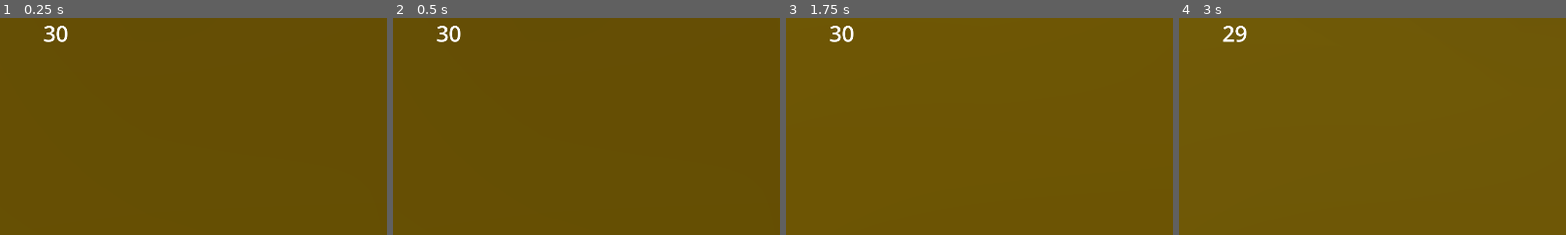
Above: before the commit, frames 1-4 (left to right).
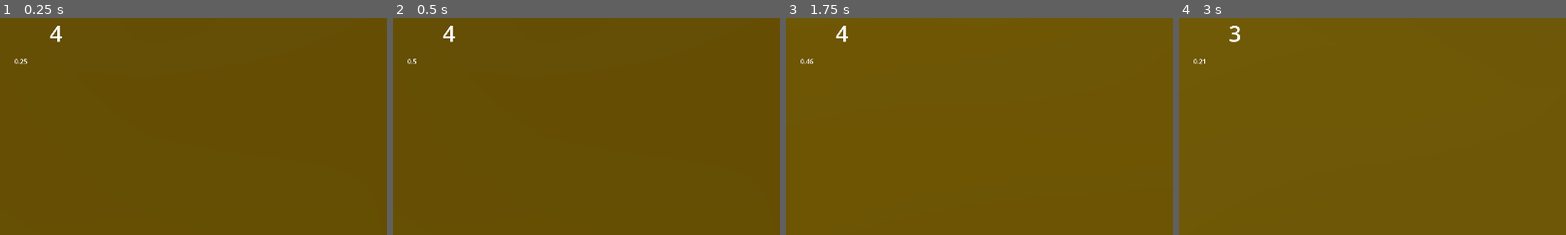
Above: after the commit, the same moments.

Repository: zalt00/SlipFeetpics
Game: Godot game, scene res://scenes/levels/level_fast.tscn
Two runs of this game, one before a commit and one after it. Both use one fixed random seed, a clock stepped at 60 frames per second and the inputs below. The project has no main scene, so this scene is started directly.
Inputs (mouse positions are % of the whole screen's width and height, from its top left):
- Up to frame 1 (0.25 s): no input
- Up to frame 2 (0.5 s): no input
- Up to frame 3 (1.75 s): tap Enter (pause) at 0.5 s; move the mouse to (49, 52) at 0.52 s; hold W (avant) from 0.53 s (still down); tap S (arrière) at 0.6 s; tap R (respawn) at 1.25 s; move the mouse to (57, 51) at 1.27 s; tap F (godmod) at 1.35 s
- Up to frame 4 (3 s): tap R (respawn) at 2, 2.75 s; move the mouse to (42, 49) at 2.02 s; hold E (interact) 2.03-2.78 s; move the mouse to (51, 50) at 2.77 s; release W (avant) at 2.78 s; hold Q (gauche) from 2.78 s (still down); click (51, 50) at 2.85 s
The pictures show only the part of the screen within x 0-50%, y 9-59%; the shares and areas given below are measured in that part.

The runs differ from the first frame. In frame 1, 0.3% of the frame differs, in the area x 3-18%, y 3-22%; in frame 2, 0.3%; in frame 3, 0.3%; in frame 4, 0.3%.

Commit message:
timer + level

Diff:
--- a/scenes/levels/level_fast.tscn
+++ b/scenes/levels/level_fast.tscn
@@ -1,8 +1,10 @@
-[gd_scene load_steps=7 format=3 uid="uid://cvunrqonu5jb4"]
+[gd_scene load_steps=9 format=3 uid="uid://cvunrqonu5jb4"]
 
 [ext_resource type="PackedScene" uid="uid://bjqcqg24t4o3" path="res://scenes/fps_player.tscn" id="1_ugy6t"]
 [ext_resource type="Material" uid="uid://eil26ansg2iv" path="res://materials/breakable.tres" id="2_lv6l3"]
 [ext_resource type="PackedScene" uid="uid://bnsttj046dcr3" path="res://scenes/lamp.tscn" id="3_cyu1l"]
+[ext_resource type="PackedScene" uid="uid://cd4gqcvmru1dc" path="res://scenes/emancipation_grid.tscn" id="4_bh2mm"]
+[ext_resource type="PackedScene" uid="uid://cewmmh8ykfbeq" path="res://scenes/timer.tscn" id="6_ceffq"]
 
 [sub_resource type="ProceduralSkyMaterial" id="ProceduralSkyMaterial_ojv7s"]
 sky_top_color = Color(0.0034489, 0.00991546, 0.00931598, 1)
@@ -45,10 +47,10 @@
 size = Vector3(3, 1, 3)
 
 [node name="CSGBox3D13" type="CSGBox3D" parent="breakable"]
-transform = Transform3D(1, 0, 0, 0, 1, 0, 0, 0, 1, -32.5, -83, -72.5)
-size = Vector3(6, 1, 6)
-
-[node name="CSGBox3D16" type="CSGBox3D" parent="breakable"]
+transform = Transform3D(1, 0, 0, 0, 1, 0, 0, 0, 1, -31.5, -83, -72.5)
+size = Vector3(10, 1, 10)
+
+[node name="check" type="CSGBox3D" parent="breakable"]
 transform = Transform3D(1, 0, 0, 0, 1, 0, 0, 0, 1, -25, -92, -83)
 size = Vector3(6, 1, 6)
 
@@ -56,21 +58,17 @@
 transform = Transform3D(1, 0, 0, 0, 1, 0, 0, 0, 1, -14, -92, -89)
 size = Vector3(4, 1, 4)
 
+[node name="CSGBox3D22" type="CSGBox3D" parent="breakable"]
+transform = Transform3D(1, 0, 0, 0, 1, 0, 0, 0, 1, -14, -92, -128.5)
+size = Vector3(6, 1, 7)
+
 [node name="CSGBox3D18" type="CSGBox3D" parent="breakable"]
 transform = Transform3D(1, 0, 0, 0, 1, 0, 0, 0, 1, -14, -92, -98)
 size = Vector3(4, 1, 4)
 
 [node name="CSGBox3D19" type="CSGBox3D" parent="breakable"]
-transform = Transform3D(1, 0, 0, 0, 1, 0, 0, 0, 1, -14, -90, -108)
-size = Vector3(6, 5, 4)
-
-[node name="CSGBox3D20" type="CSGBox3D" parent="breakable"]
-transform = Transform3D(1, 0, 0, 0, 1, 0, 0, 0, 1, -14, -90, -117)
-size = Vector3(6, 5, 4)
-
-[node name="CSGBox3D21" type="CSGBox3D" parent="breakable"]
-transform = Transform3D(1, 0, 0, 0, 1, 0, 0, 0, 1, -14, -90, -126)
-size = Vector3(6, 5, 4)
+transform = Transform3D(1, 0, 0, 0, 1, 0, 0, 0, 1, -14, -91, -113)
+size = Vector3(6, 5, 24)
 
 [node name="CSGBox3D8" type="CSGBox3D" parent="breakable"]
 transform = Transform3D(1, 0, 0, 0, 1, 0, 0, 0, 1, -11, -6, -54)
@@ -109,12 +107,31 @@
 transform = Transform3D(1, 0, 0, 0, 1, 0, 0, 0, 1, -29.4966, -34.5, -72.8687)
 size = Vector3(26, 1, 3)
 
+[node name="CSGCylinder3D" type="CSGCylinder3D" parent="breakable"]
+transform = Transform3D(1, 0, 0, 0, -4.37114e-08, 1, 0, -1, -4.37114e-08, -14, -89.4818, -113)
+operation = 2
+radius = 2.0
+height = 26.0
+sides = 12
+
+[node name="CSGBox3D16" type="CSGBox3D" parent="breakable"]
+transform = Transform3D(1, 0, 0, 0, 1, 0, 0, 0, 1, -13, -90.5, -107)
+size = Vector3(3, 4, 1)
+
+[node name="CSGBox3D20" type="CSGBox3D" parent="breakable"]
+transform = Transform3D(1, 0, 0, 0, 1, 0, 0, 0, 1, -15, -90.5, -113)
+size = Vector3(3, 4, 1)
+
+[node name="CSGBox3D21" type="CSGBox3D" parent="breakable"]
+transform = Transform3D(1, 0, 0, 0, 1, 0, 0, 0, 1, -14, -90.5, -120)
+size = Vector3(5, 4, 1)
+
 [node name="unbreakable" type="CSGCombiner3D" parent="."]
 use_collision = true
 
 [node name="CSGBox3D18" type="CSGBox3D" parent="unbreakable"]
-transform = Transform3D(0.707107, 0, -0.707107, 0, 1, 0, 0.707107, 0, 0.707107, -29.9966, -43, -72.8687)
-size = Vector3(41, 57, 119)
+transform = Transform3D(0.707107, 0, -0.707107, 0, 1, 0, 0.707107, 0, 0.707107, -32.825, -43, -75.6971)
+size = Vector3(49, 57, 119)
 
 [node name="CSGBox3D17" type="CSGBox3D" parent="unbreakable"]
 transform = Transform3D(0.707107, 0, -0.707107, 0, 1, 0, 0.707107, 0, 0.707107, -29.9966, -43, -72.8687)
@@ -211,13 +228,22 @@
 shadow_enabled = true
 
 [node name="player" parent="." node_paths=PackedStringArray("breakable", "unbreakable") instance=ExtResource("1_ugy6t")]
-transform = Transform3D(1, 0, 0, 0, 1, 0, 0, 0, 1, -14, -90, -98)
+transform = Transform3D(1, 0, 0, 0, 1, 0, 0, 0, 1, 0, 3, 0)
 breakable = NodePath("../breakable")
 unbreakable = NodePath("../unbreakable")
-number_of_shots = 30
+number_of_shots = 4
 kill_plane_y = -150.0
 move_speed = [10.0, 10.0, 10.0, 10.0, 10.0]
 
 [node name="lamp" parent="." instance=ExtResource("3_cyu1l")]
 transform = Transform3D(1, 0, 0, 0, 1, 0, 0, 0, 1, -11, -1, -54)
 already_on = true
+
+[node name="EmancipationGrid" parent="." instance=ExtResource("4_bh2mm")]
+transform = Transform3D(0.707107, 0, -0.707107, 0, 1, 0, 0.707107, 0, 0.707107, -25, -91.6611, -83)
+
+[node name="Timer" parent="." instance=ExtResource("6_ceffq")]
+offset_left = 36.0
+offset_top = 197.0
+offset_right = -1795.0
+offset_bottom = -849.0
--- a/scripts/timer.gd
+++ b/scripts/timer.gd
@@ -3,15 +3,19 @@
 var start_time: float
 var pause_duration: float
 var paused := false
+var pause_start : float
+var current_time : float
 
 func _ready() -> void:
-	start_time = Time.get_ticks_msec() / 1000.
+	start_time = Time.get_ticks_msec()
 
 # Called every frame. 'delta' is the elapsed time since the previous frame.
 func _process(delta: float) -> void:
 	if Input.is_action_just_pressed("pause"):
 		paused = not paused
-	if paused:
-		pause_duration += delta
-	var current_time := Time.get_ticks_msec() / 1000. - start_time - pause_duration
-	text = str(floor(current_time * 100.) / 100.)
+		if paused:
+			pause_start = Time.get_ticks_msec()
+		else:
+			pause_duration += Time.get_ticks_msec() - pause_start
+	current_time = Time.get_ticks_msec() - start_time - pause_duration
+	text = str(floor(current_time / 10.) / 100.)
